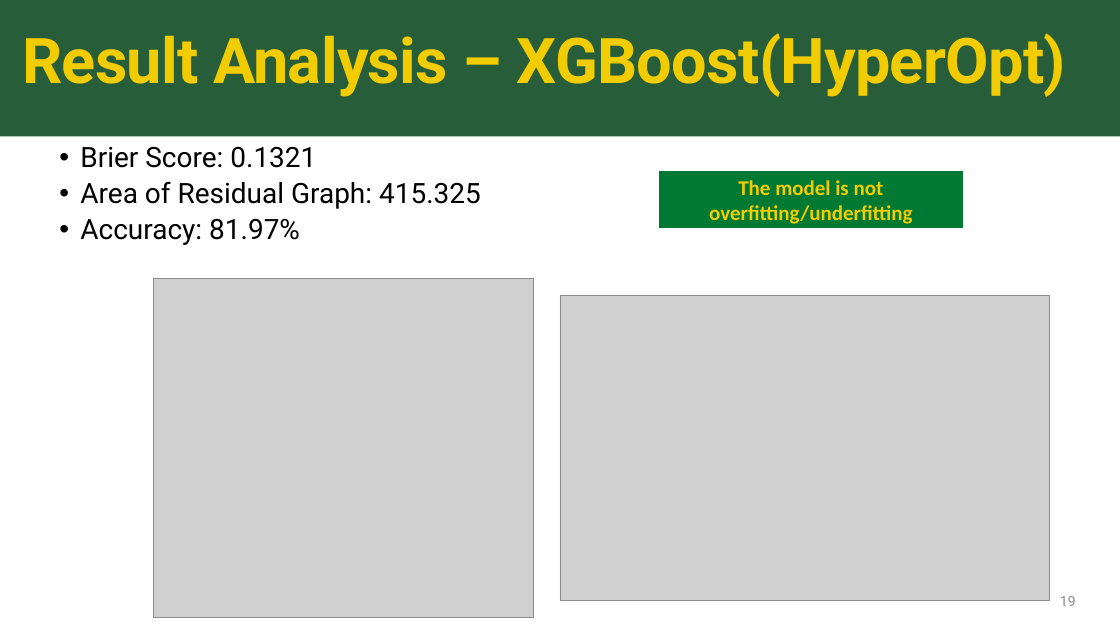
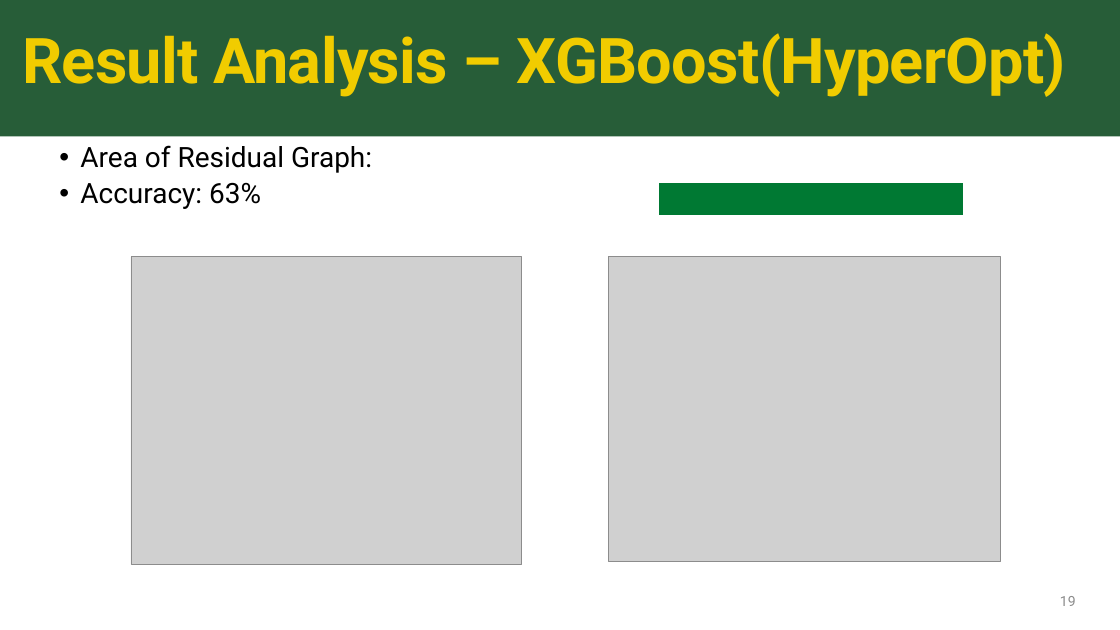
Before and after one commit to sk2003hw/Airline_Delay_and_Cancellation_Analysis, a slide deck: slide 19 of MATH 509_Project Presentation_Draft.pptx. Drawn at 1120x630 pixels with LibreOffice and Linux fonts; fonts in the diff are those of the drawing; grey boxes stand for pictures. Boxes give left, top, right and bottom in pixels: in the first picture for what was removed or moved away, otherwise in the second. Text is boxed around its words. In the diff, an @@ line names an element or a change of style, - is before the commit and + after.

```diff
--- a/MATH 509_Project Presentation_Draft.pptx
+++ b/MATH 509_Project Presentation_Draft.pptx
@@ text at bbox=[80, 145, 372, 209]: text changed @@
-  • Brier Score: 0.1321
-  • Area of Residual Graph: 415.325
-  • Accuracy: 81.97%
+  • Area of Residual Graph:
+  • Accuracy: 63%
@@ rectangle: place and size @@
-rectangle at bbox=[659, 170, 964, 229]
+rectangle at bbox=[659, 182, 964, 216]
@@ text in rectangle at bbox=[709, 180, 913, 224]: text removed @@
-The model is not overfitting/underfitting
@@ picture: place and size @@
-picture at bbox=[153, 278, 534, 618]
+picture at bbox=[131, 257, 522, 565]
@@ picture: place and size @@
-picture at bbox=[560, 295, 1050, 601]
+picture at bbox=[609, 257, 1002, 562]
```
Also in this commit, not shown: 11 other slides changed, 4 slides added, 3 slides removed.
